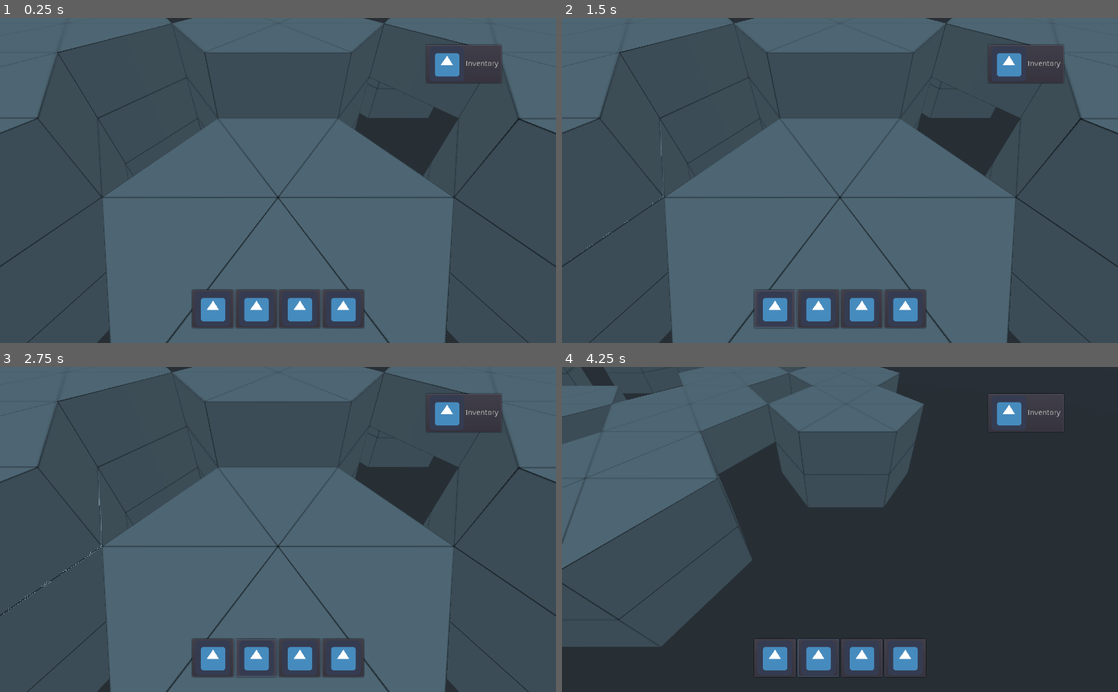
Above: before the commit, frames 1-4 (two rows, left to right).
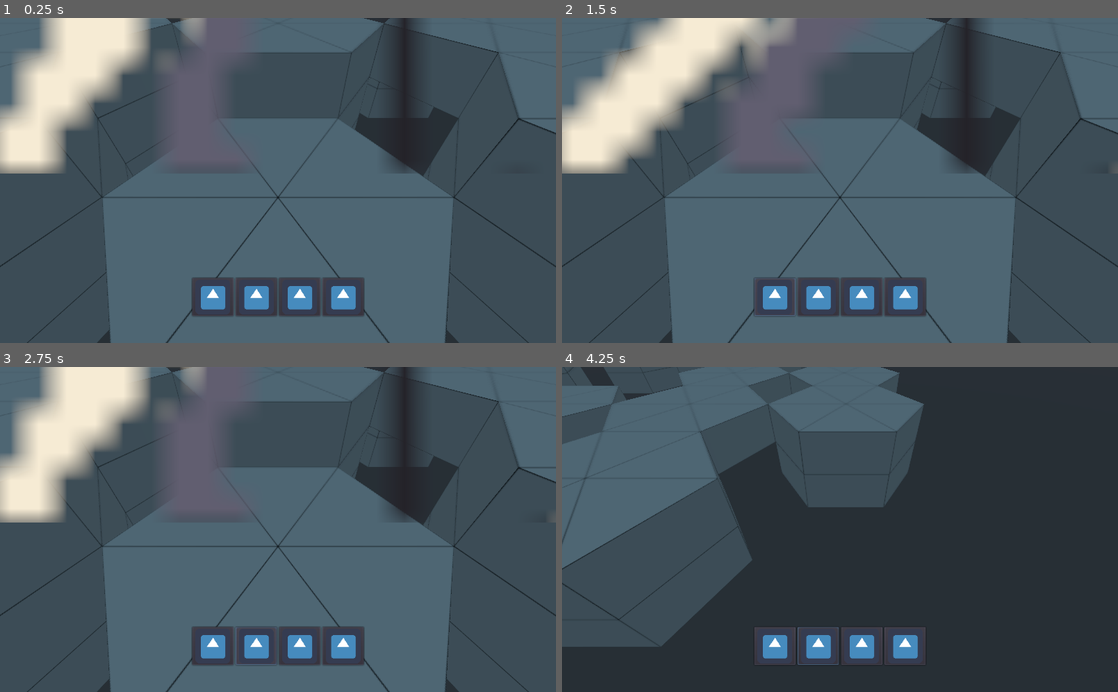
Above: after the commit, the same moments.

Repository: Delaunay/Chessy
Game: Godot game, scene res://assets/map/GridMap.tscn
Two runs of this game, one before a commit and one after it. Both use one fixed random seed, a clock stepped at 60 frames per second and the inputs below. The engine's default icon, where the game draws it, is replaced by a stand-in: a white triangle on a blue panel in a dark square.
Inputs (mouse positions are in pixels of both pictures, inside the frame that each line leads up to; where the layout moved, square brackets give the same spot in the first picture):
- Up to frame 1 (0.25 s): no input
- Up to frame 2 (1.5 s): click (773, 297) [1023, 63] at 0.5 s; click (773, 310) at 1.27 s
- Up to frame 3 (2.75 s): click (255, 646) [255, 659] at 2 s
- Up to frame 4 (4.25 s): move the mouse to (962, 513) at 2.77 s; hold D (move_right) 2.78-3.53 s; tap Mouse wheel up (zoom_in) at 2.85 s; click (962, 513) at 2.92 s; tap Space (jump) at 3.02, 3.77 s; move the mouse to (728, 545) at 3.52 s; hold S (move_back) from 3.53 s (still down); tap Mouse wheel down (zoom_out) at 3.6 s; click (728, 545) at 3.67 s

The runs differ from the first frame. In frame 1, 16% of the frame differs, in the area x 0-91%, y 0-96%; in frame 2, 18%, in the area x 0-100%, y 0-96%; in frame 3, 16%; in frame 4, 3.5%.

Commit message:
Fix selection cursor

Diff:
--- a/assets/Tactician.tscn
+++ b/assets/Tactician.tscn
@@ -27,30 +27,21 @@
 "_edit_use_anchors_": false
 }
 
-[node name="Button" type="Button" parent="HUD"]
-anchor_left = 1.0
-anchor_right = 1.0
-margin_left = -139.0
-margin_bottom = 70.0
-text = "Inventory"
-icon = ExtResource( 4 )
-__meta__ = {
-"_edit_use_anchors_": false
-}
-
 [node name="UnitInfo" parent="HUD" instance=ExtResource( 5 )]
-anchor_top = 0.324
-anchor_right = 0.0
-anchor_bottom = 0.678
-margin_left = 2.0
-margin_right = 275.0
-margin_bottom = -3.05176e-05
+anchor_left = 0.041
+anchor_top = 0.072
+anchor_right = 0.201
+anchor_bottom = 0.072
+margin_left = 0.216
+margin_top = -3.8147e-06
+margin_right = 0.375992
+margin_bottom = 332.0
 
 [node name="HBoxContainer" type="HBoxContainer" parent="HUD"]
 anchor_top = 1.0
 anchor_right = 1.0
 anchor_bottom = 1.0
-margin_top = -48.0
+margin_top = -70.0
 mouse_filter = 0
 alignment = 1
 __meta__ = {
--- a/assets/character/Character.tscn
+++ b/assets/character/Character.tscn
@@ -3,11 +3,10 @@
 [ext_resource path="res://assets/character/skeleton_frames.tres" type="SpriteFrames" id=1]
 [ext_resource path="res://assets/character/Chracter.gd" type="Script" id=2]
 
-[sub_resource type="BoxShape" id=1]
-extents = Vector3( 0.1, 0.16, 0.1 )
+[sub_resource type="ConvexPolygonShape" id=1]
+points = PoolVector3Array( 0, 0, 0, 0, 0, -1, -0.866, 0, -0.5, -0.866, 0, 0.5, 0, 0, 1, 0.866, 0, 0.5, 0.866, 0, -0.5, 0, 0.5, 0, 0, 0.5, -1, -0.866, 0.5, -0.5, -0.866, 0.5, 0.5, 0, 0.5, 1, 0.866, 0.5, 0.5, 0.866, 0.5, -0.5 )
 
 [node name="Player" type="KinematicBody"]
-transform = Transform( 5, 0, 0, 0, 5, 0, 0, 0, 5, 0, 0.791685, 0 )
 script = ExtResource( 2 )
 __meta__ = {
 "_edit_group_": true,
@@ -15,12 +14,13 @@
 }
 
 [node name="Sprite3D" type="AnimatedSprite3D" parent="."]
+transform = Transform( 5, 0, 0, 0, 5, 0, 0, 0, 5, 0, 0.782218, 0 )
 billboard = 1
 frames = ExtResource( 1 )
 animation = "idle"
-frame = 5
+frame = 14
 playing = true
 
 [node name="CollisionShape" type="CollisionShape" parent="."]
-visible = false
+transform = Transform( 0.736122, 0, 0.425, 0, 3.246, 0, -0.425, 0, 0.736122, 0, 0.00156164, 0 )
 shape = SubResource( 1 )
--- a/assets/tactician.gd
+++ b/assets/tactician.gd
@@ -1,7 +1,6 @@
 extends Spatial
 
 
-var cursor_position = Vector3(0, 0, 0)
 var grid_map: GridMap = null
 var characters = {}
 var cell_size = null
@@ -29,8 +28,8 @@
 func add_units():
 	var positions = [
 		Vector3(-1.5, 1, -2.598076),
-		Vector3(1.5, 1, -2.598076),
-		Vector3(0, 0.5, 0)
+		Vector3(1.5, 1, -0.866025),
+		Vector3(-1.5, 0, 0.866025)
 	]
 
 	for p in positions:
@@ -51,9 +50,9 @@
 	$HUD/UnitInfo.visible = false
 
 
-func snap_to_grid(pos):
+func snap_to_grid(pos, offset=1):
 	var cell = grid_map.world_to_map(pos)
-	cell.y -= 1
+	cell.y -= offset
 
 	# make sure that a cell exist under the map position
 	if grid_map.get_cell_item(cell.x, cell.y, cell.z) == GridMap.INVALID_CELL_ITEM:
@@ -67,7 +66,7 @@
 #	pass
 
 func display(obj = null):
-	var display_container = $HUD/UnitInfo/Preview/Viewport/DisplayWorld/Container
+	var display_container = $HUD/UnitInfo/VBoxContainer/Preview/Viewport/DisplayWorld/Container
 
 	for child in display_container.get_children():
 		display_container.remove_child(child)
@@ -84,16 +83,13 @@
 	var obj = null
 
 	if event is InputEventMouseButton and event.button_index == BUTTON_LEFT and not event.pressed:
+
 		if collision.collider is GridMap:
 			selection = null
 			unit_selected = false
 		else:
 			selection = collision.collider
-			var pos2 = selection.get_global_transform().origin
 			obj = character_asset.instance()
-
-			# $HUD/ViewportContainer/Viewport/DisplayWorld(selection)
-			print('Selection')
 
 			if cell in characters:
 				unit_selected = true
@@ -112,12 +108,20 @@
 		collision = $Camera.select_object(event.position)
 
 	if collision:
-		pos = snap_to_grid(collision.position)
+		var offset = 1
+
+		if collision.collider is GridMap:
+			pos = collision.position
+		else:
+			# Object should have a position which is compatible with
+			# our grid system so we know that this will get us a tile
+			pos = collision.collider.get_global_transform().origin
+			offset = 1
+
+		pos = snap_to_grid(pos, offset)
 
 	if pos != null:
-		$Cursor.translate(pos - cursor_position)
-		cursor_position = pos
+		$Cursor.translate(pos - $Cursor.get_global_transform().origin)
 		select_object(event, pos, collision)
 
-
 		return true
--- /dev/null
+++ b/assets/tile/TileShape.tres
@@ -0,0 +1,4 @@
+[gd_resource type="ConvexPolygonShape" format=2]
+
+[resource]
+points = PoolVector3Array( 0, 0, 0, 0, 0, -1, -0.866, 0, -0.5, -0.866, 0, 0.5, 0, 0, 1, 0.866, 0, 0.5, 0.866, 0, -0.5, 0, 0.5, 0, 0, 0.5, -1, -0.866, 0.5, -0.5, -0.866, 0.5, 0.5, 0, 0.5, 1, 0.866, 0.5, 0.5, 0.866, 0.5, -0.5 )
--- a/assets/tile/tile.tscn
+++ b/assets/tile/tile.tscn
@@ -2,6 +2,7 @@
 
 [ext_resource path="res://assets/tile/hex.obj" type="ArrayMesh" id=1]
 [ext_resource path="res://assets/tile/uv.png" type="Texture" id=2]
+[ext_resource path="res://assets/tile/TileShape.tres" type="Shape" id=3]
 
 [sub_resource type="VisualShaderNodeTexture" id=1]
 texture = ExtResource( 2 )
@@ -44,9 +45,6 @@
 [sub_resource type="ShaderMaterial" id=3]
 shader = SubResource( 2 )
 
-[sub_resource type="ConvexPolygonShape" id=4]
-points = PoolVector3Array( 0, 0, 0, 0, 0, -1, -0.866, 0, -0.5, -0.866, 0, 0.5, 0, 0, 1, 0.866, 0, 0.5, 0.866, 0, -0.5, 0, 0.5, 0, 0, 0.5, -1, -0.866, 0.5, -0.5, -0.866, 0.5, 0.5, 0, 0.5, 1, 0.866, 0.5, 0.5, 0.866, 0.5, -0.5 )
-
 [node name="Spatial" type="Spatial"]
 
 [node name="MeshInstance" type="MeshInstance" parent="."]
@@ -57,4 +55,4 @@
 
 [node name="CollisionShape" type="CollisionShape" parent="MeshInstance/StaticBody"]
 visible = false
-shape = SubResource( 4 )
+shape = ExtResource( 3 )
--- a/assets/ui/preview/Preview.gd
+++ b/assets/ui/preview/Preview.gd
@@ -8,9 +8,13 @@
 
 # Called when the node enters the scene tree for the first time.
 func _ready():
-	pass # Replace with function body.
+	# set_viewport_size()
+	pass
 
 
 # Called every frame. 'delta' is the elapsed time since the previous frame.
 #func _process(delta):
 #	pass
+
+func set_viewport_size():
+	$Viewport.size = self.rect_size
--- a/assets/ui/preview/Preview.tscn
+++ b/assets/ui/preview/Preview.tscn
@@ -54,34 +54,92 @@
 margin_bottom = -10.0
 grow_horizontal = 2
 grow_vertical = 2
+size_flags_horizontal = 0
+size_flags_vertical = 0
+__meta__ = {
+"_edit_use_anchors_": false
+}
 
-[node name="Label" type="Label" parent="."]
+[node name="VBoxContainer" type="VBoxContainer" parent="."]
 anchor_right = 1.0
-margin_top = 10.0
+anchor_bottom = 1.0
+size_flags_horizontal = 3
+size_flags_vertical = 3
+alignment = 1
+__meta__ = {
+"_edit_use_anchors_": false
+}
+
+[node name="Label" type="Label" parent="VBoxContainer"]
+margin_top = 117.0
+margin_right = 1004.0
+margin_bottom = 131.0
+size_flags_vertical = 1
 text = "Unit Info"
 align = 1
 __meta__ = {
 "_edit_use_anchors_": false
 }
 
-[node name="Preview" type="ViewportContainer" parent="."]
-anchor_top = 0.125
-anchor_right = 1.0
-anchor_bottom = 0.85
-margin_left = 20.0
-margin_right = -20.0
-stretch = true
+[node name="Preview" type="ViewportContainer" parent="VBoxContainer"]
+margin_left = 374.0
+margin_top = 135.0
+margin_right = 630.0
+margin_bottom = 391.0
+rect_min_size = Vector2( 150, 150 )
+size_flags_horizontal = 4
+size_flags_vertical = 5
 script = ExtResource( 2 )
 __meta__ = {
 "_edit_use_anchors_": false
 }
 
-[node name="Viewport" type="Viewport" parent="Preview"]
-size = Vector2( 964, 420 )
+[node name="Viewport" type="Viewport" parent="VBoxContainer/Preview"]
+size = Vector2( 256, 256 )
 own_world = true
 handle_input_locally = false
 hdr = false
 render_target_update_mode = 3
 gui_disable_input = true
 
-[node name="DisplayWorld" parent="Preview/Viewport" instance=ExtResource( 1 )]
+[node name="DisplayWorld" parent="VBoxContainer/Preview/Viewport" instance=ExtResource( 1 )]
+
+[node name="Label2" type="Label" parent="VBoxContainer"]
+margin_top = 395.0
+margin_right = 1004.0
+margin_bottom = 409.0
+text = "Unit Info"
+align = 1
+__meta__ = {
+"_edit_use_anchors_": false
+}
+
+[node name="Label3" type="Label" parent="VBoxContainer"]
+margin_top = 413.0
+margin_right = 1004.0
+margin_bottom = 427.0
+text = "Unit Info"
+align = 1
+__meta__ = {
+"_edit_use_anchors_": false
+}
+
+[node name="Label4" type="Label" parent="VBoxContainer"]
+margin_top = 431.0
+margin_right = 1004.0
+margin_bottom = 445.0
+text = "Unit Info"
+align = 1
+__meta__ = {
+"_edit_use_anchors_": false
+}
+
+[node name="Label5" type="Label" parent="VBoxContainer"]
+margin_top = 449.0
+margin_right = 1004.0
+margin_bottom = 463.0
+text = "Unit Info"
+align = 1
+__meta__ = {
+"_edit_use_anchors_": false
+}
--- /dev/null
+++ b/test.tscn
@@ -0,0 +1,7 @@
+[gd_scene load_steps=2 format=2]
+
+[ext_resource path="res://assets/tile/hex.obj" type="ArrayMesh" id=1]
+
+[node name="Spatial" type="MeshInstance"]
+mesh = ExtResource( 1 )
+material/0 = null
